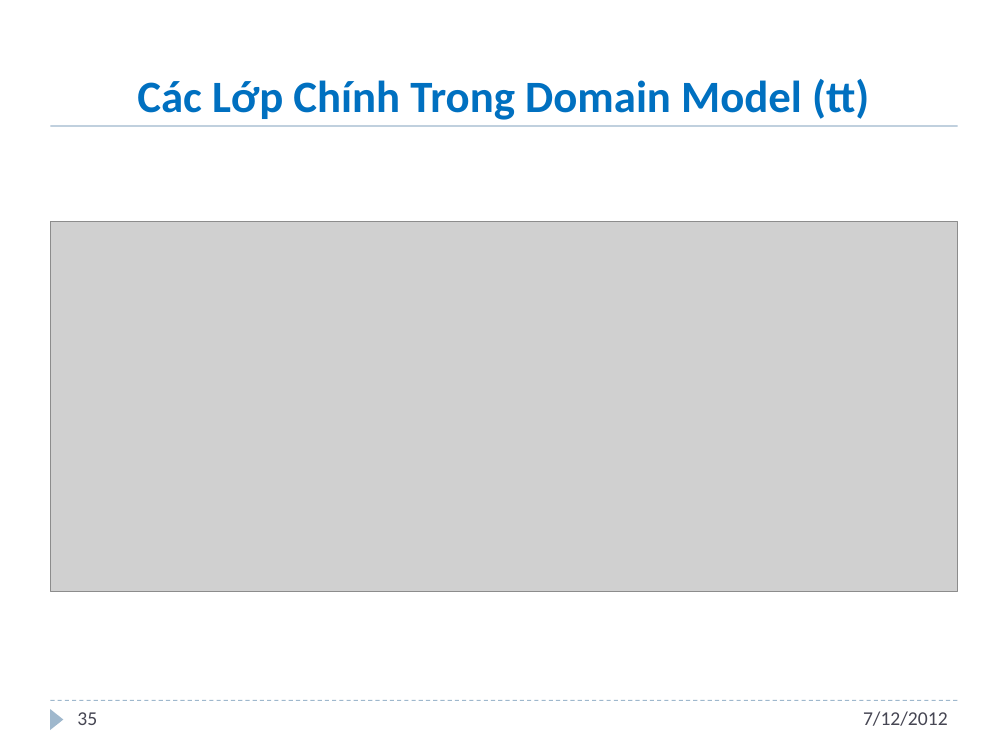
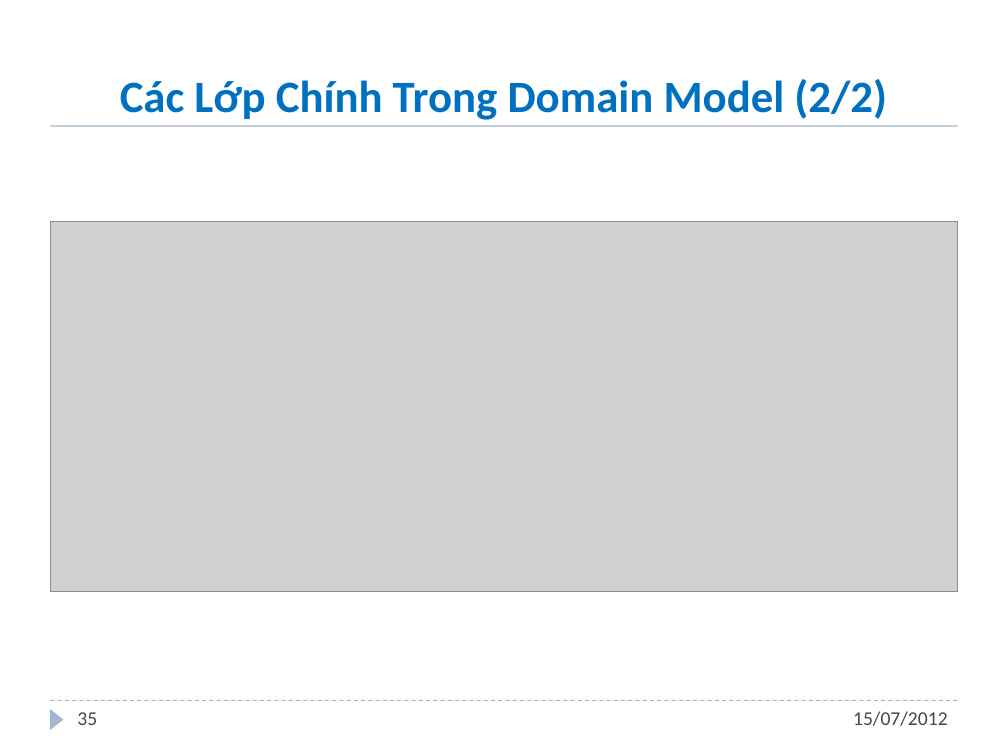
Before and after one commit to andungtra/he-thong-quan-ly-tuong-tac, a slide deck: slide 35 of Report/ppt/Presentation.pptx. Drawn at 1008x756 pixels with LibreOffice and Linux fonts; fonts in the diff are those of the drawing; grey boxes stand for pictures; background and template pictures are left out. Boxes give left, top, right and bottom in pixels: in the first picture for what was removed or moved away, otherwise in the second. Text is boxed around its words. In the diff, an @@ line names an element or a change of style, - is before the commit and + after.

```diff
--- a/Report/ppt/Presentation.pptx
+++ b/Report/ppt/Presentation.pptx
@@ title at bbox=[120, 79, 887, 120]: text changed @@
-Các Lớp Chính Trong Domain Model (tt)
+Các Lớp Chính Trong Domain Model (2/2)
@@ text at bbox=[853, 711, 948, 726]: text changed @@
-7/12/2012
+15/07/2012
```
Also in this commit, not shown: 43 other slides changed, 2 slides added, 1 other file.
